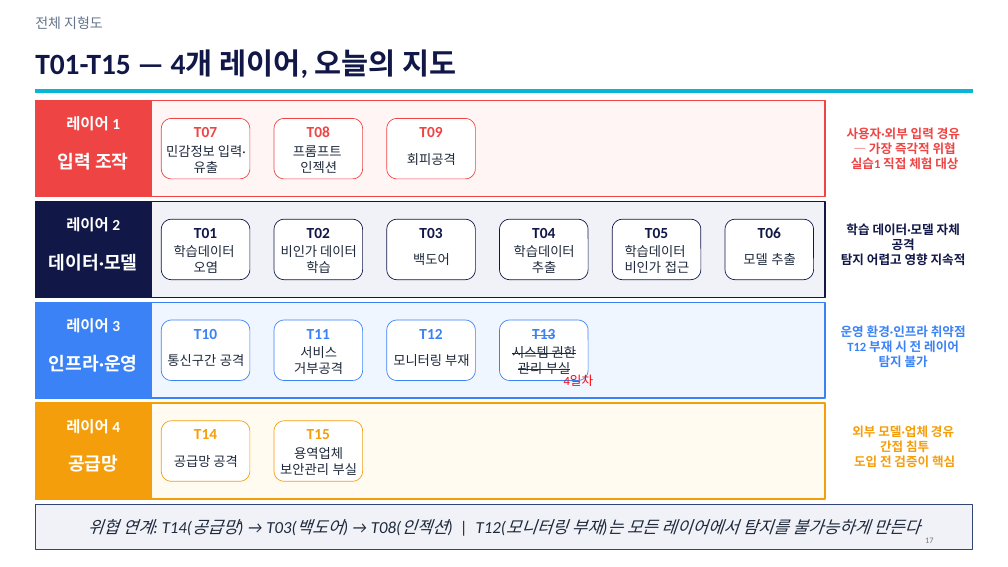
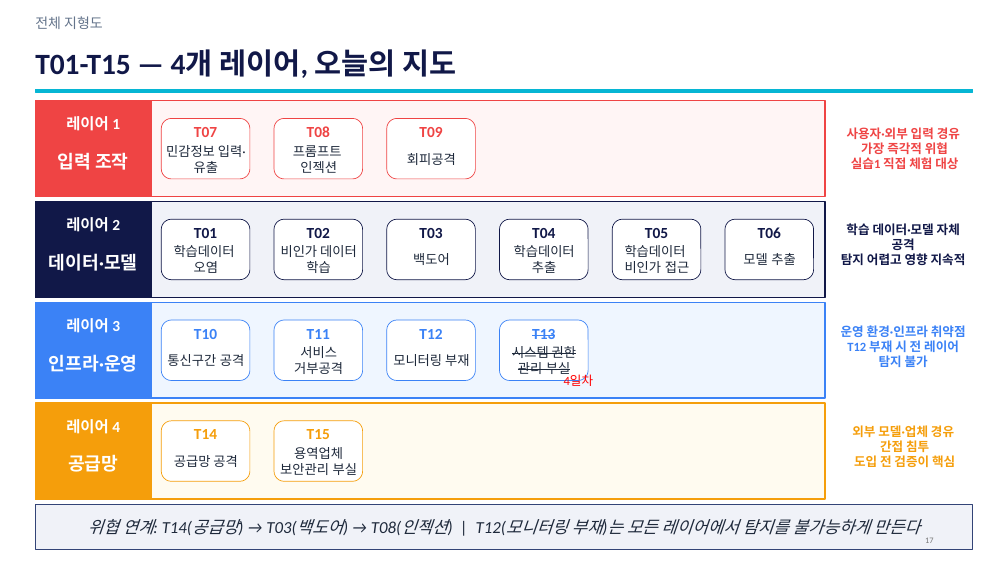
Before and after one commit to sulgik/security-workshop, a slide deck: slide 17 of ws02/class/3일차_1.pptx. Drawn at 1008x567 pixels with LibreOffice and Linux fonts; fonts in the diff are those of the drawing. Boxes give left, top, right and bottom in pixels: in the first picture for what was removed or moved away, otherwise in the second. Text is boxed around its words. In the diff, an @@ line names an element or a change of style, - is before the commit and + after.

```diff
--- a/ws02/class/3일차_1.pptx
+++ b/ws02/class/3일차_1.pptx
@@ text at [847,127,960,154]: text changed @@
-사용자·외부 입력 경유
-— 가장 즉각적 위협
+사용자·외부 입력 경유
+가장 즉각적 위협
```
Also in this commit, not shown: 4 other slides changed, 33 other files.
